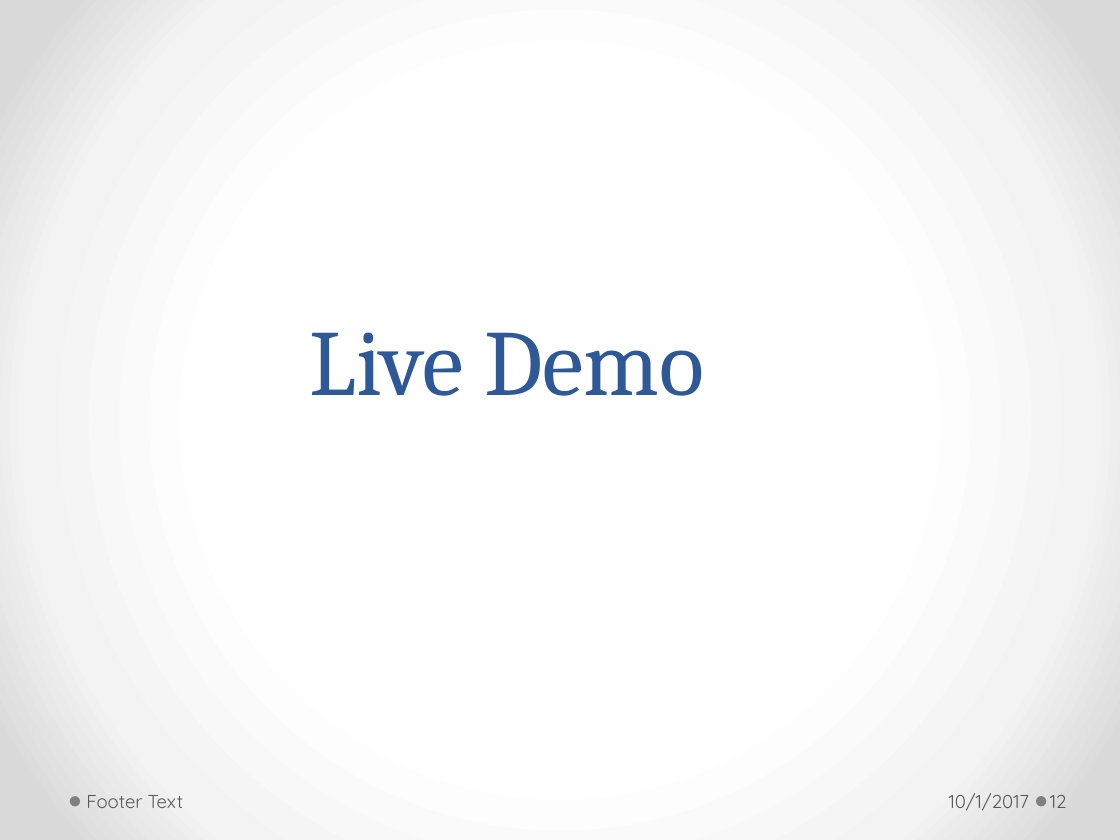
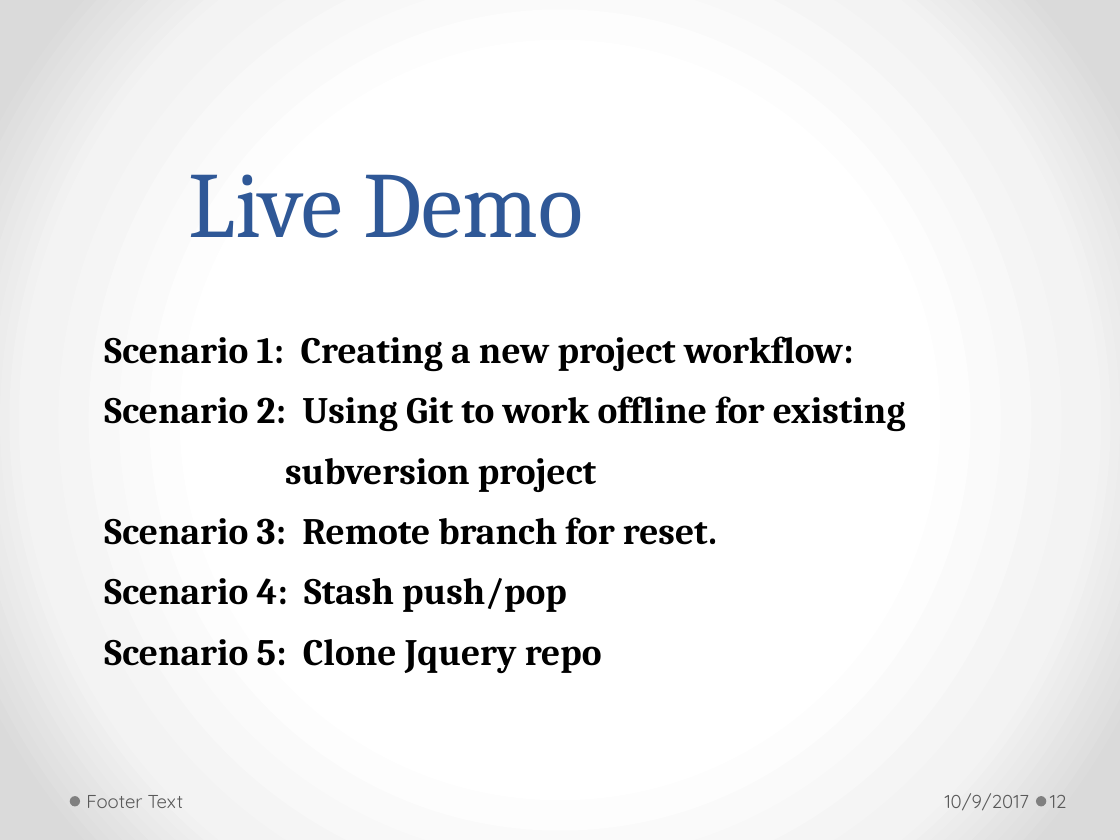
Before and after one commit to h-t-tran/brown, a slide deck: slide 12 of git/git.pptx. Drawn at 1120x840 pixels with LibreOffice and Linux fonts; fonts in the diff are those of the drawing. Boxes give left, top, right and bottom in pixels: in the first picture for what was removed or moved away, otherwise in the second. Text is boxed around its words. In the diff, an @@ line names an element or a change of style, - is before the commit and + after.

```diff
--- a/git/git.pptx
+++ b/git/git.pptx
@@ title "Live Demo": place and size @@
-title "Live Demo" at bbox=[310, 332, 704, 396]
+title "Live Demo" at bbox=[189, 174, 583, 238]
@@ text added at bbox=[104, 336, 906, 674], 24 pt, text #000000, bold @@
+Scenario 1: Creating a new project workflow:
+Scenario 2: Using Git to work offline for existing
+subversion project
+Scenario 3: Remote branch for reset.
+Scenario 4: Stash push/pop
+Scenario 5: Clone Jquery repo
@@ text at bbox=[945, 793, 1030, 811]: text changed @@
-10/1/2017
+10/9/2017
```
Also in this commit, not shown: 10 other slides changed.
